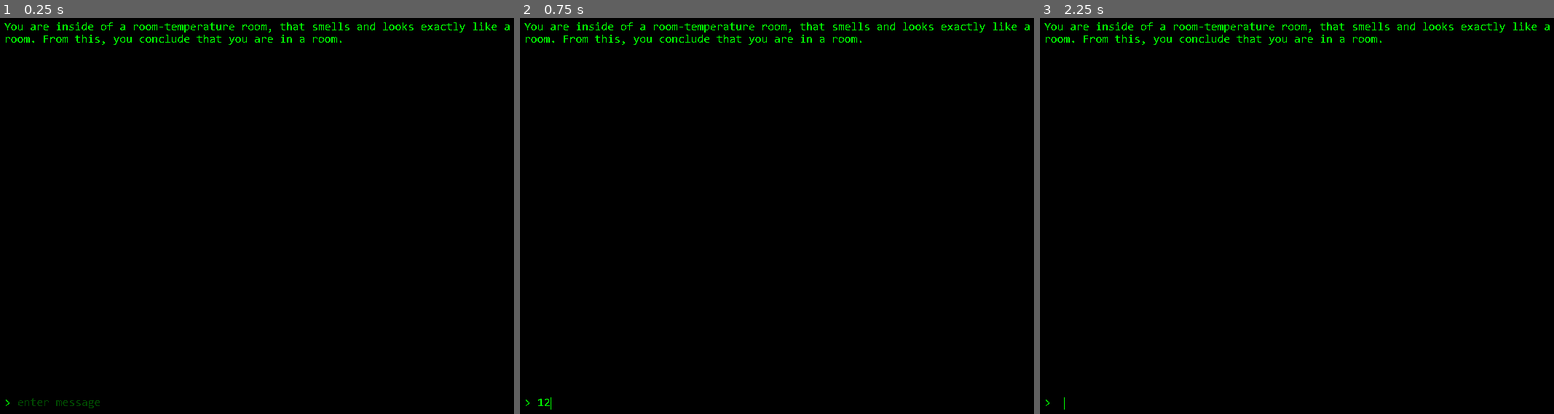
Above: before the commit, frames 1-3 (left to right).
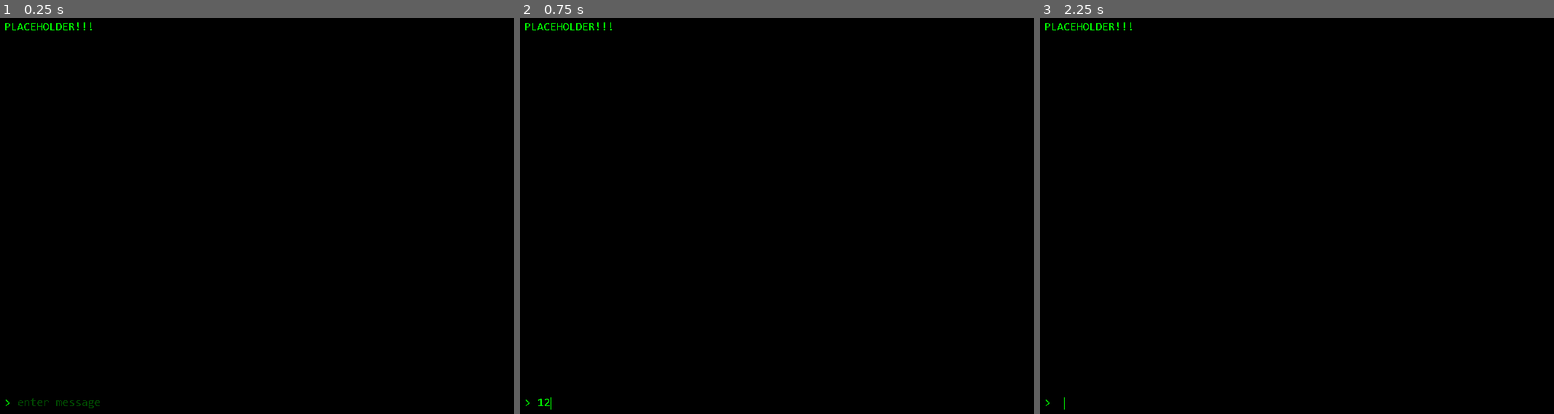
Above: after the commit, the same moments.

Repository: fidgetplayz48/textadventuregamejam
Game: Godot game, scene res://scenes/main.tscn
The game is run twice, just before and just after one commit, with the same random seed, the same clock (stepped at 60 frames per second) and the same inputs.
Inputs (mouse positions are in pixels of both pictures, inside the frame that each line leads up to):
- Up to frame 1 (0.25 s): no input
- Up to frame 2 (0.75 s): click (797, 402) at 0.52 s; type "12" at 0.6 s
- Up to frame 3 (2.25 s): tap Enter at 1.25 s; tap Space at 2 s

The runs differ from the first frame. In frame 1, 0.7% of the frame differs, in the area x 0-100%, y 1-7%; in frame 2, 0.7%; in frame 3, 0.7%.

Commit message:
implemented commands and attahc command

Diff:
--- a/branches/textdisplay.tscn
+++ b/branches/textdisplay.tscn
@@ -1,9 +1,10 @@
-[gd_scene load_steps=9 format=3 uid="uid://b7s1i4endmi6n"]
+[gd_scene load_steps=10 format=3 uid="uid://b7s1i4endmi6n"]
 
 [ext_resource type="FontFile" uid="uid://b6kihnueyk8x8" path="res://font/consola.ttf" id="1_c75h0"]
 [ext_resource type="FontFile" uid="uid://cn8ruasoji84d" path="res://font/consolai.ttf" id="2_6iq0u"]
 [ext_resource type="FontFile" uid="uid://cu1hessgtg3nn" path="res://font/consolaz.ttf" id="3_n0ya7"]
 [ext_resource type="FontFile" uid="uid://c1c6rr28xy14k" path="res://font/consolab.ttf" id="4_svi3a"]
+[ext_resource type="Script" path="res://scripts/textdisplay.gd" id="5_q7vw1"]
 
 [sub_resource type="StyleBoxEmpty" id="StyleBoxEmpty_efhrv"]
 
@@ -40,4 +41,5 @@
 text = "hello this is a test things. thing.ok?"
 deselect_on_focus_loss_enabled = false
 drag_and_drop_selection_enabled = false
+script = ExtResource("5_q7vw1")
 metadata/_edit_use_anchors_ = true
--- a/scenes/main.tscn
+++ b/scenes/main.tscn
@@ -1,9 +1,8 @@
-[gd_scene load_steps=5 format=3 uid="uid://t147xpdu3mku"]
+[gd_scene load_steps=4 format=3 uid="uid://t147xpdu3mku"]
 
 [ext_resource type="PackedScene" uid="uid://xn177w5ceh24" path="res://branches/messageenterprefix.tscn" id="1_rmy5g"]
 [ext_resource type="PackedScene" uid="uid://cf0dbku0qc48l" path="res://branches/message_enter.tscn" id="2_iwcdp"]
 [ext_resource type="PackedScene" uid="uid://b7s1i4endmi6n" path="res://branches/textdisplay.tscn" id="3_nyod6"]
-[ext_resource type="Script" path="res://scripts/textdisplay.gd" id="4_1jxe6"]
 
 [node name="textadventure" type="Node2D"]
 
@@ -14,6 +13,5 @@
 
 [node name="textdisplay" parent="." instance=ExtResource("3_nyod6")]
 text = "PLACEHOLDER!!!"
-script = ExtResource("4_1jxe6")
 
 [connection signal="text_submitted" from="message enter" to="message enter" method="_on_text_submitted"]
--- a/scripts/message_enter.gd
+++ b/scripts/message_enter.gd
@@ -1,5 +1,4 @@
 extends LineEdit
-
 
 # Called when the node enters the scene tree for the first time.
 func _ready() -> void:
@@ -12,8 +11,22 @@
 func _on_text_submitted(new_text: String) -> void:
 	var command = new_text.split(' ')[0]
 	var target = new_text.split(" ").slice(1)
-	self.text = ""
+	text = ""
+	if command == "credits":
+		$"../textdisplay".attach(command, textres.dialogue["txt_credits"])
+
 	if command == "view":
 		print('view') # Something so it doesn't display an error. remove later
 		# add view to the screen
+	if command in ["examine", "search", "look", "search"]:
+		if command == "look" and target == "around":
+			print(new_text)
+		else:
+			print(new_text)
+
+	if command in ["use", "utilize", "operate"]: #general use
+		print(new_text)
+
+	if command in ["use", "consume", "eat"]: #food/edible
+		print(new_text)
 	#Pseudocode: if command=="examine" && room.contains(target): print(description[target])
--- a/scripts/text_resource.gd
+++ b/scripts/text_resource.gd
@@ -3,7 +3,6 @@
 var dialogue : Dictionary = {
 	"txt_credits":"A Game made by RubyPiec and Fidgety48",
 
-
-	"txt1_intro":"You are inside of a room-temperature room, that smells and looks exactly like a room. From this, you conclude that you are in a room.",
-	"txt1_search":"You notice that there's something within your [b]view,[/b] however, you can't quite make out what it is."
+	"txt1_intro":"You are inside of a room-temperature room, that smells and looks exactly like a room. From this, you conclude that you are in a room.\n\nYou notice that there's something within your [b][color=cyan]view,[/color][/b] however, you can't quite make out what it is.",
+	"txt1_search":""
 }
--- a/scripts/textdisplay.gd
+++ b/scripts/textdisplay.gd
@@ -1,8 +1,5 @@
 extends RichTextLabel
 
 
-func _ready() -> void:
-	text = textres.dialogue["txt1_intro"]
-
-func _process(delta: float) -> void:
-	pass
+func attach(command: String, attachment: String) -> void:
+	text = text + "\n\n> " + command + "\n\n" + attachment #example: First line \n > hello! i am the text! \n hello this is a response.
